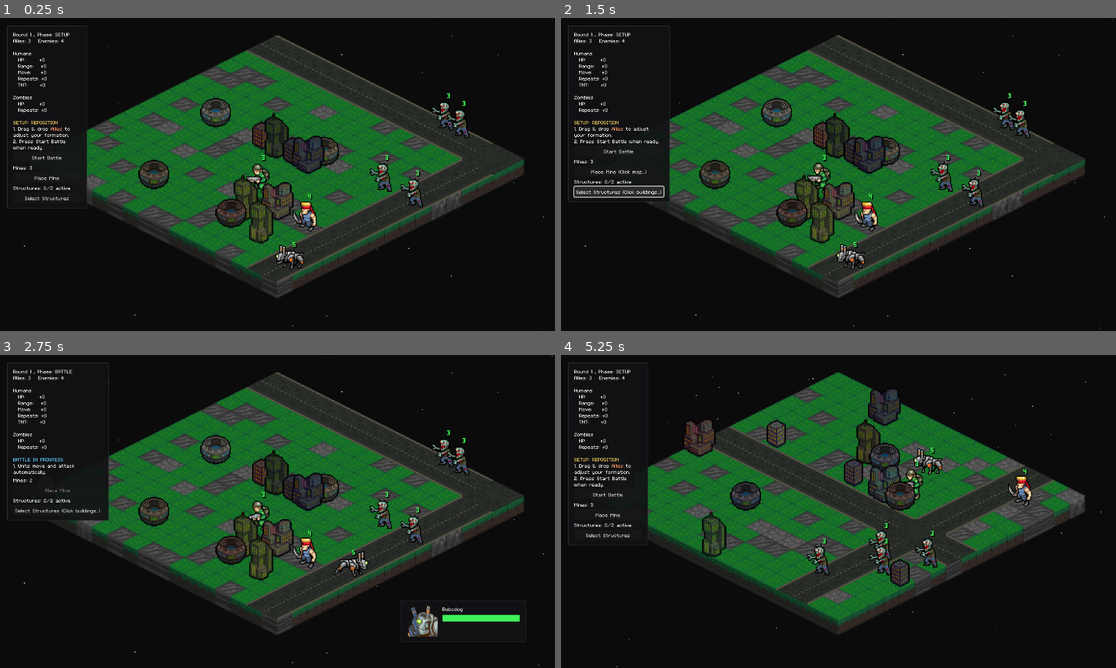
Above: before the commit, frames 1-4 (two rows, left to right).
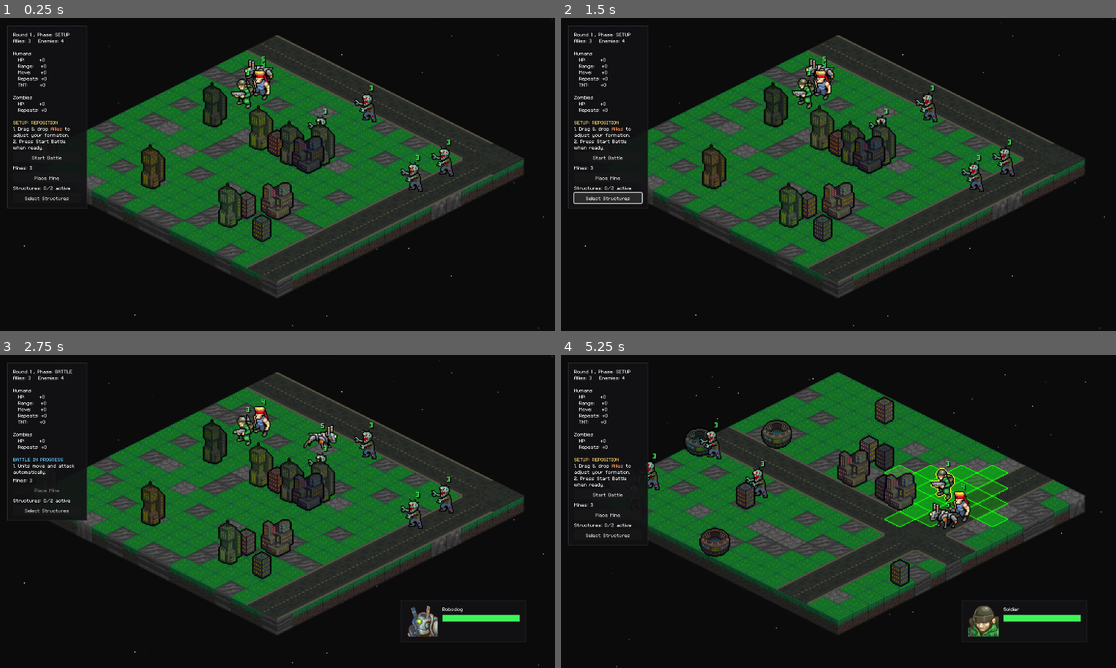
Above: after the commit, the same moments.

Repository: Tekknobot/MEKIII
Game: Godot game, scene res://scenes/Game.tscn
Two runs of this game, one before a commit and one after it. Both use one fixed random seed, a clock stepped at 60 frames per second and the inputs below.
Inputs (mouse positions are in pixels of both pictures, inside the frame that each line leads up to):
- Up to frame 1 (0.25 s): no input
- Up to frame 2 (1.5 s): click "Place Mine" at 0.5 s; click "Select Structures" at 1.25 s
- Up to frame 3 (2.75 s): click "Start Battle" at 2 s
- Up to frame 4 (5.25 s): click "Select Structures (Click buil…" (after the commit: "Select Structures") at 2.75 s; click "Select Structures (Click buil…" (after the commit: "Select Structures") at 3.5 s; click "Select Structures (Click buil…" (after the commit: "Select Structures") at 4.25 s; tap Enter at 5 s; move the mouse to (960, 495) at 5.02 s; tap R at 5.1 s; click (960, 495) at 5.17 s

The runs differ from the first frame. In frame 1, 5.7% of the frame differs, in the area x 24-85%, y 12-81%; in frame 2, 7.5%; in frame 3, 6.6%; in frame 4, 9.0%, in the area x 15-95%, y 10-90%.

Commit message:
Breakfast

Diff:
--- a/scripts/game.gd
+++ b/scripts/game.gd
@@ -745,6 +745,7 @@
 			TM.battle_started.connect(_on_battle_started)
 			TM.battle_ended.connect(_on_battle_ended)
 
+	structure_selecting = false
 	_refresh_ui_status()
 
 	# Start in SETUP so the player can reposition allies, then press Start.
@@ -1116,7 +1117,7 @@
 func _update_structure_ui() -> void:
 	if ui_structure_button != null:
 		ui_structure_button.disabled = (state != GameState.SETUP) or (structures.is_empty())
-		ui_structure_button.text = ("Select Structures" if not structure_selecting else "Select Structures (Click buildings...)")
+		ui_structure_button.text = ("Select Structures" if not structure_selecting else "Select Structures")
 
 	if ui_structure_label != null:
 		var active := 0
@@ -1264,11 +1265,7 @@
 
 	if ui_mine_button != null:
 		ui_mine_button.disabled = (state != GameState.SETUP) or (mines_left <= 0) or (landmine_scene == null)
-		ui_mine_button.text = ("Place Mine" if not mine_placing else "Place Mine (Click map...)")
-
-	if mines_left != null:
-		ui_mine_button.disabled = (state != GameState.SETUP) or (mines_left <= 0) or (landmine_scene == null)
-		ui_mine_button.text = ("Place Mine" if not mine_placing else "Place Mine (Click map...)")
+		ui_mine_button.text = ("Place Mine" if not mine_placing else "Place Mine")
 
 func _on_mine_button_pressed() -> void:
 	if state != GameState.SETUP:
@@ -1456,6 +1453,7 @@
 	_reset_mines_for_new_battle()
 
 	mine_placing = false
+	structure_selecting = false
 	_update_mine_ui()
 
 
@@ -1759,32 +1757,78 @@
 	_sync_roads_transform()
 
 	# 16x16 terrain, ROAD_SIZE=2 => 8x8 road grid
-	var cols := int(map_width / ROAD_SIZE) * 2 - 1  # 15
-	var rows := int(map_height / ROAD_SIZE) * 2 - 1 # 15
-
-	# pick lane column/row within the road grid
+	var cols := int(map_width / ROAD_SIZE) * 2 - 1
+	var rows := int(map_height / ROAD_SIZE) * 2 - 1
+
 	var margin := 0
 	var road_col := rng.randi_range(margin, cols - 1 - margin)
 	var road_row := rng.randi_range(margin, rows - 1 - margin)
 
-	# rc -> bitmask (1=DL, 2=DR, 3=intersection)
 	var conn := {}
-
-	# vertical lane (DL) within [0, rows-1]
-	for ry in range(0, rows):
+	var min_gap := 3  # road-grid cells apart
+
+	# ✅ Chance that we even add the extra road (0.0..1.0)
+	var extra_road_chance := 0.55
+	var spawn_extra := rng.randf() < extra_road_chance
+
+	# Decide whether we add a parallel vertical or horizontal lane
+	var add_vertical := rng.randi_range(0, 1) == 0
+
+	var extra_col := -1
+	var extra_row := -1
+
+	# Only try to pick an extra lane if spawn_extra succeeds
+	if spawn_extra:
+		# --- pick extra parallel vertical lane ---
+		if add_vertical:
+			var candidates: Array[int] = []
+			for i in range(margin, cols - margin):
+				if abs(i - road_col) >= min_gap:
+					candidates.append(i)
+			if not candidates.is_empty():
+				extra_col = candidates[rng.randi_range(0, candidates.size() - 1)]
+
+		# --- pick extra parallel horizontal lane ---
+		else:
+			var candidates: Array[int] = []
+			for i in range(margin, rows - margin):
+				if abs(i - road_row) >= min_gap:
+					candidates.append(i)
+			if not candidates.is_empty():
+				extra_row = candidates[rng.randi_range(0, candidates.size() - 1)]
+
+	# --- main vertical lane ---
+	for ry in range(rows):
 		var rc := Vector2i(road_col, ry)
 		conn[rc] = int(conn.get(rc, 0)) | 1
 
-	# horizontal lane (DR) within [0, cols-1]
-	for rx in range(0, cols):
+	# --- extra vertical lane ---
+	if extra_col != -1:
+		for ry in range(rows):
+			var rc := Vector2i(extra_col, ry)
+			conn[rc] = int(conn.get(rc, 0)) | 1
+
+	# --- main horizontal lane ---
+	for rx in range(cols):
 		var rc := Vector2i(rx, road_row)
 		conn[rc] = int(conn.get(rc, 0)) | 2
 
-	# force intersection
-	var cross := Vector2i(road_col, road_row)
-	conn[cross] = 3
-
-	# paint (all rc are guaranteed in-bounds)
+	# --- extra horizontal lane ---
+	if extra_row != -1:
+		for rx in range(cols):
+			var rc := Vector2i(rx, extra_row)
+			conn[rc] = int(conn.get(rc, 0)) | 2
+
+	# --- force intersections ---
+	conn[Vector2i(road_col, road_row)] = 3
+	if extra_col != -1:
+		conn[Vector2i(extra_col, road_row)] = 3
+	if extra_row != -1:
+		conn[Vector2i(road_col, extra_row)] = 3
+	if extra_col != -1 and extra_row != -1:
+		conn[Vector2i(extra_col, extra_row)] = 3
+
+	# --- paint tiles ---
 	for rc in conn.keys():
 		var mask := int(conn[rc])
 		if mask == 3:
